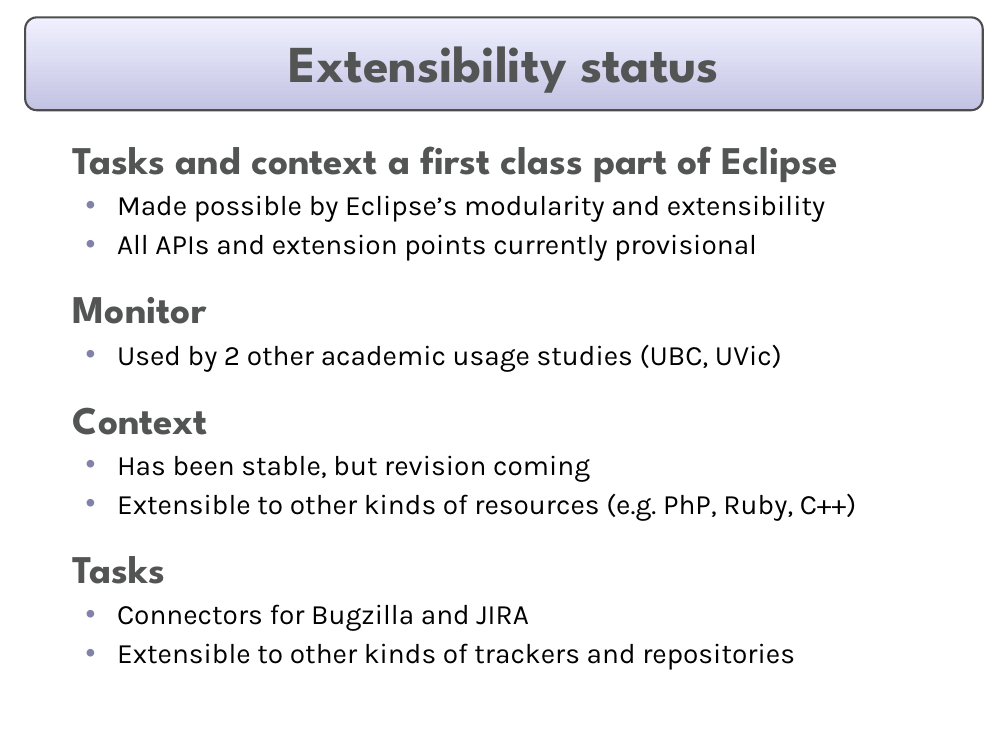
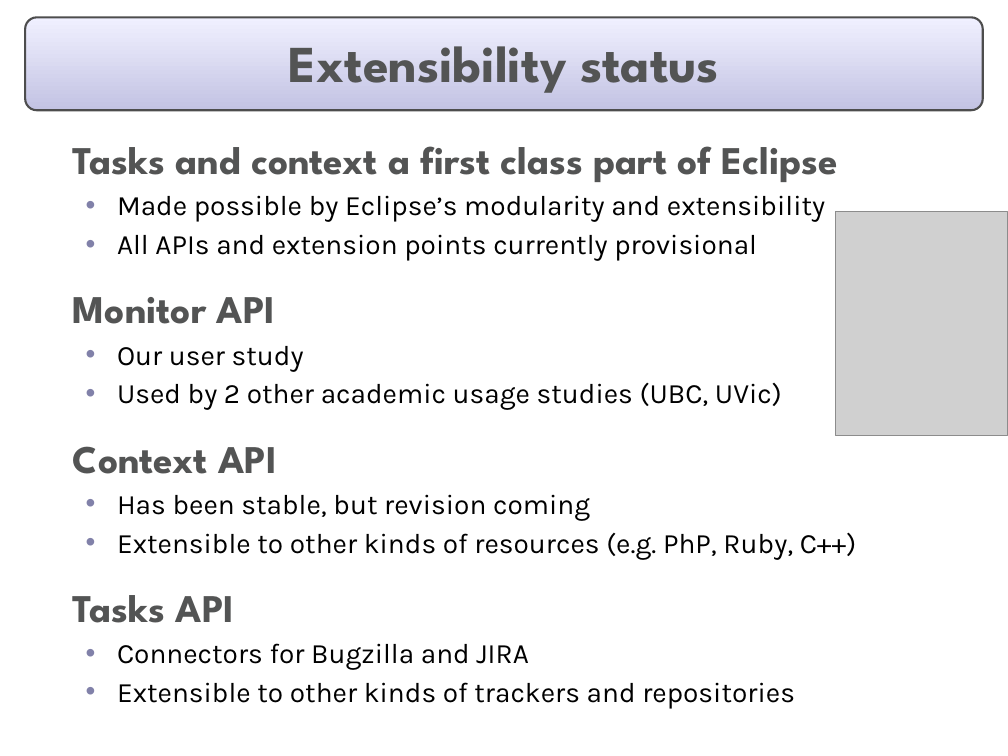
Before and after one commit to eclipse-mylyn/mylyn-website, a slide deck: slide 21 of publications/2006-03-mylar-eclipsecon.ppt (slide 17 before the commit). Drawn at 1008x756 pixels with LibreOffice and Linux fonts; fonts in the diff are those of the drawing; grey boxes stand for pictures. Boxes give left, top, right and bottom in pixels: in the first picture for what was removed or moved away, otherwise in the second. Text is boxed around its words. In the diff, an @@ line names an element or a change of style, - is before the commit and + after.

```diff
--- a/publications/2006-03-mylar-eclipsecon.ppt
+++ b/publications/2006-03-mylar-eclipsecon.ppt
@@ picture added at box(836, 212, 1008, 435) @@
@@ text at box(73, 297, 304, 372): text changed; size 28 to 20 pt; font League Spartan to Karla; text colour #535454 to #000000; bold off @@
-  Monitor
+  Monitor API
+  • Our user study
@@ text at box(73, 446, 277, 474): text changed @@
-  Context
+  Context API
@@ text at box(73, 595, 235, 623): text changed @@
-  Tasks
+  Tasks API
```
Also in this commit, not shown: 9 other slides changed, 5 slides added.
